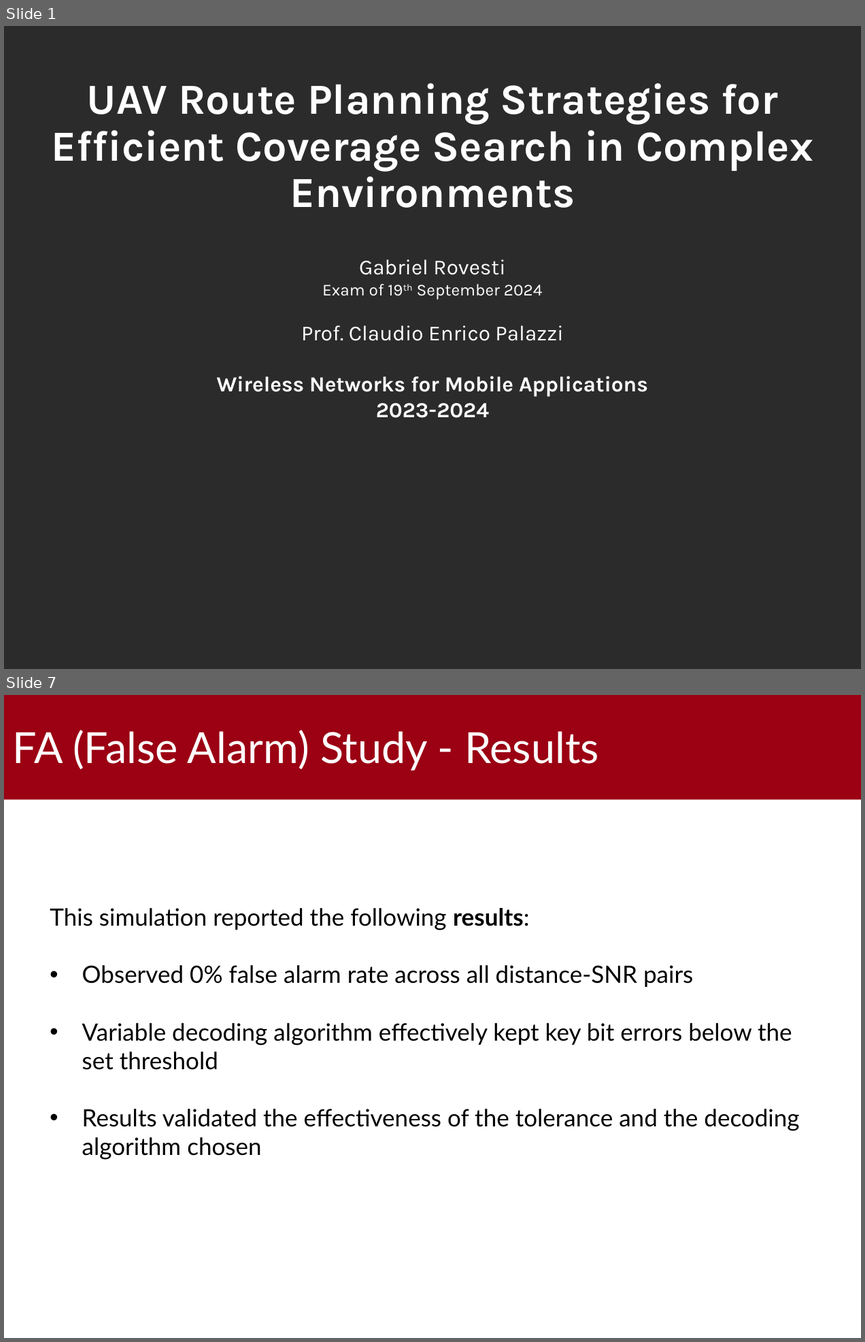
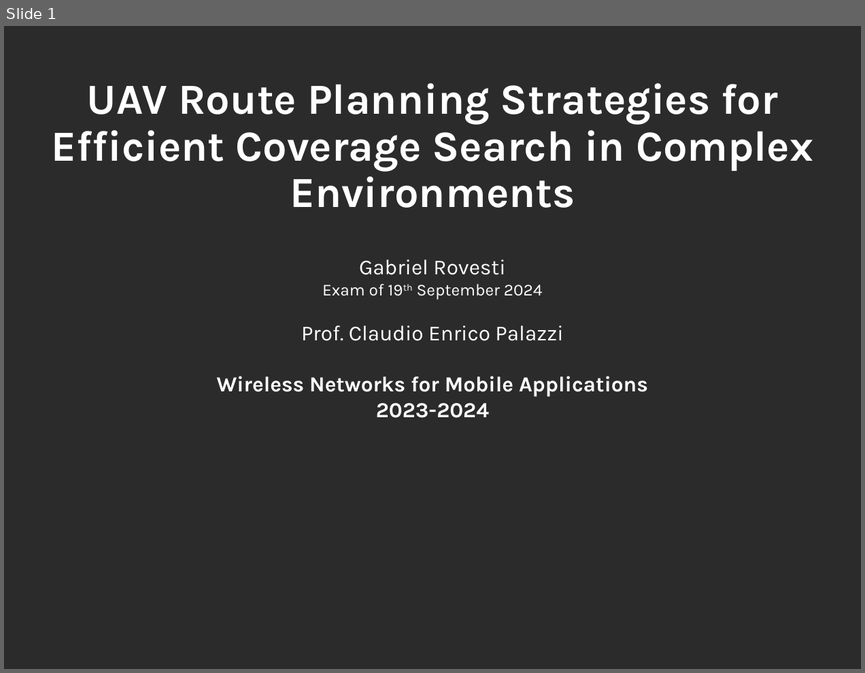
Before and after one commit to gabrielrovesti/WNMA-UAV-Route-Planning-Survey, a slide deck: 2 - Slides/UAV Route Planning Strategies.pptx. Shown one above the other, each under a label of ours: slides 1 and 7 before the commit, slide 1 after it; the slides between them are not shown. The pictures are 865x1342 and 865x673 pixels, drawn with LibreOffice and Linux fonts; fonts in the diff are those of the drawing; background and template pictures are left out; a plain dark background stands for a picture behind light text. Boxes give left, top, right and bottom in pixels: in the first picture for what was removed or moved away, otherwise in the second. Text is boxed around its words. In the diff, an @@ line names an element or a change of style, - is before the commit and + after.

```diff
--- a/2 - Slides/UAV Route Planning Strategies.pptx
+++ b/2 - Slides/UAV Route Planning Strategies.pptx
@@ slide 7 removed at (4, 695, 861, 1338), background #FFFFFF @@
@@ rectangle removed at (4, 695, 861, 798) @@
@@ title removed at (13, 730, 599, 770) @@
-FA (False Alarm) Study - Results
@@ text removed at (50, 908, 799, 1159) @@
-This simulation reported the following results:
-• Observed 0% false alarm rate across all distance-SNR pairs
-• Variable decoding algorithm effectively kept key bit errors below the set threshold
-• Results validated the effectiveness of the tolerance and the decoding algorithm chosen
@@ text removed at (580, 1291, 847, 1325) @@
-UAV Route Planning Strategies– 7/10
```
Also in this commit, not shown: 2 slides changed, 6 other slides removed, 4 other files.
